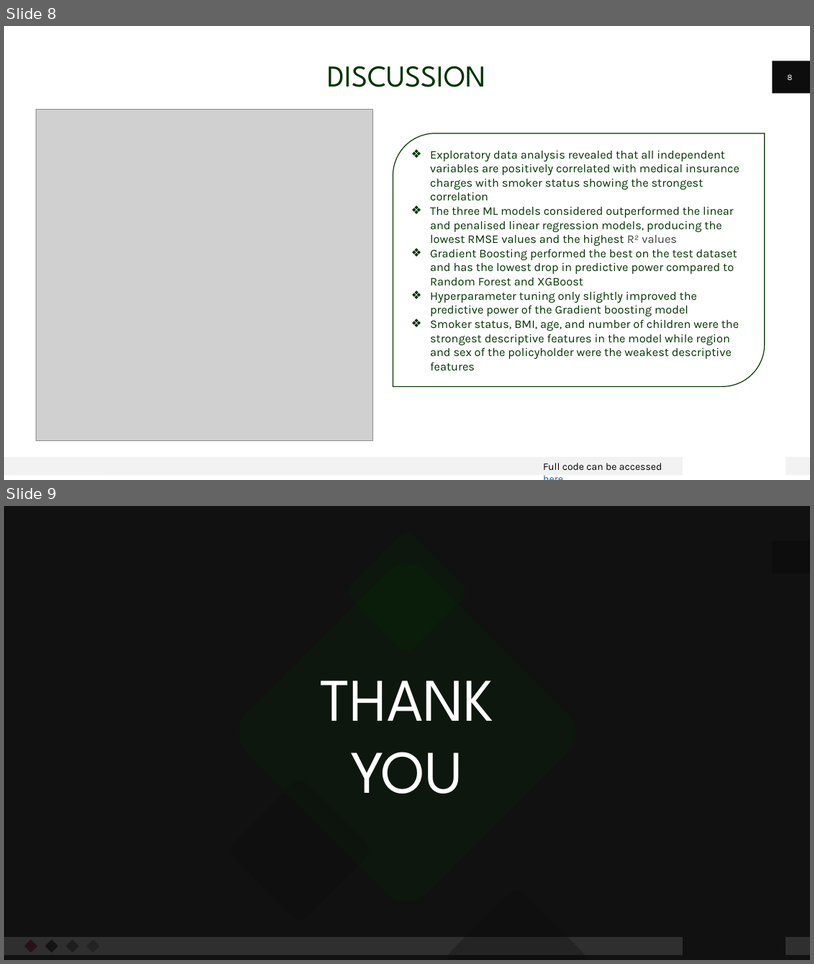
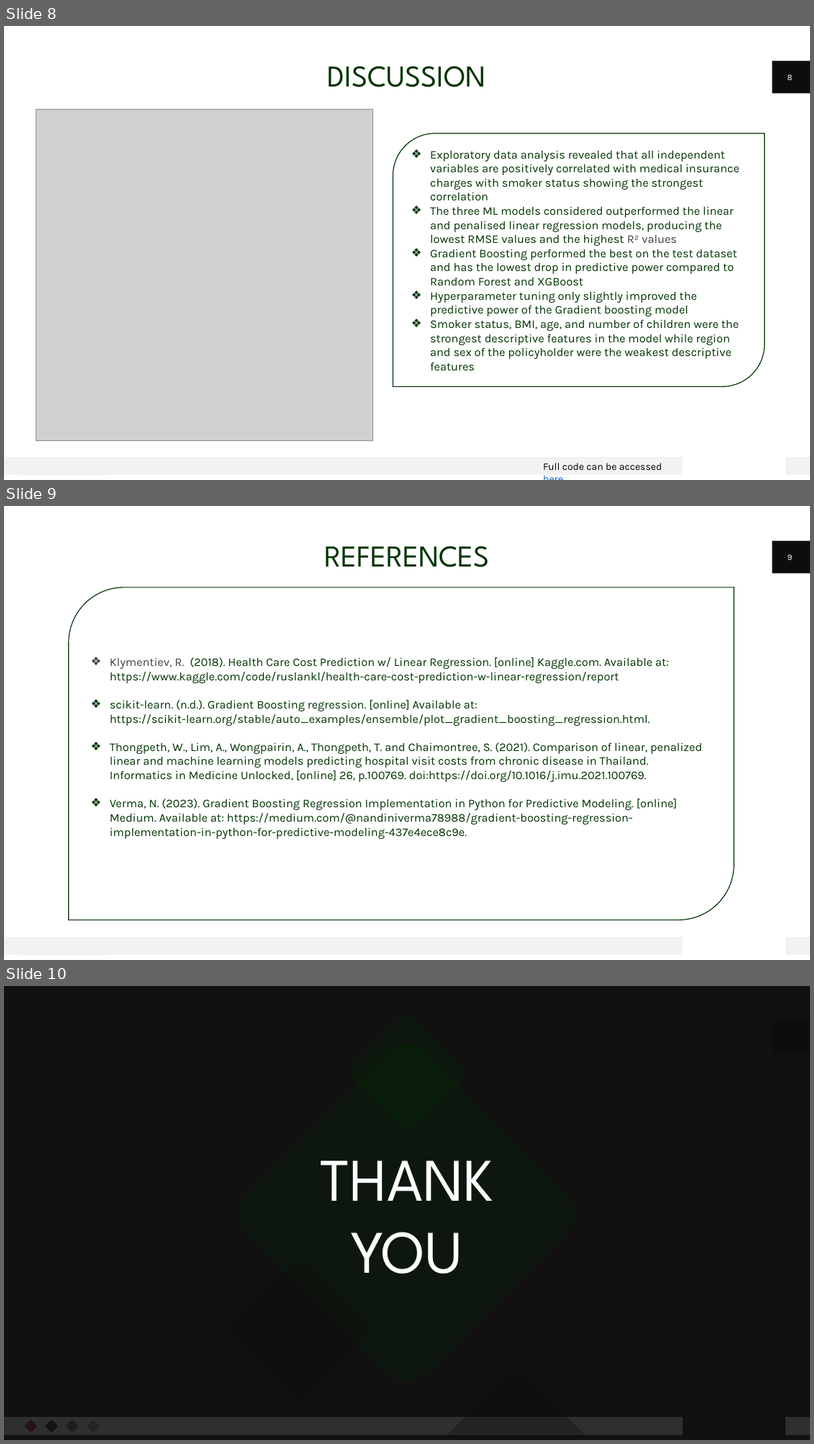
Before and after one commit to KhethiweDlamini/Medical-Insurance-Costs-Case-Study, a slide deck: Medical_Charges_Presentation.pptx. Shown one above the other, each under a label of ours: slides 8 and 9 before the commit, slides 8, 9 and 10 after it. The pictures are 814x964 and 814x1444 pixels, drawn with LibreOffice and Linux fonts; fonts in the diff are those of the drawing; grey boxes stand for pictures; background and template pictures are left out; a plain dark background stands for a picture behind light text. Boxes give left, top, right and bottom in pixels: in the first picture for what was removed or moved away, otherwise in the second. Text is boxed around its words. In the diff, an @@ line names an element or a change of style, - is before the commit and + after.

```diff
--- a/Medical_Charges_Presentation.pptx
+++ b/Medical_Charges_Presentation.pptx
@@ slide 9 added at (4,506,810,960), background #FFFFFF; not listed: 3 template elements that a slide beside it also shows @@
@@ text added at (324,546,490,567), 36 pt, text #003300 @@
+REFERENCES
@@ page number added at (788,554,793,560), 10 pt, text #FFFFFF @@
+9
@@ round diag rect added at (69,587,735,919), outline #003300 1 pt, 14 pt, text #003300 @@
+❖ Klymentiev, R. (2018). Health Care Cost Prediction w/ Linear Regression. [online] Kaggle.com. Available at: https://www.kaggle.com/code/ruslankl/health-care-cost-prediction-w-linear-regression/report
+❖ scikit-learn. (n.d.). Gradient Boosting regression. [online] Available at: https://scikit-learn.org/stable/auto_examples/ensemble/plot_gradient_boosting_regression.html.
+❖ Thongpeth, W., Lim, A., Wongpairin, A., Thongpeth, T. and Chaimontree, S. (2021). Comparison of linear, penalized linear and machine learning models predicting hospital visit costs from chronic disease in Thailand. Informatics in Medicine Unlocked, [online] 26, p.100769. doi:https://doi.org/10.1016/j.imu.2021.100769.
+❖ Verma, N. (2023). Gradient Boosting Regression Implementation in Python for Predictive Modeling. [online] Medium. Available at: https://medium.com/@nandiniverma78988/gradient-boosting-regression-implementation-in-python-for-predictive-modeling-437e4ece8c9e.
@@ rectangle added at (18,937,106,955), fill #F2F2F2 @@
@@ what was slide 9 is now slide 10 @@
```
